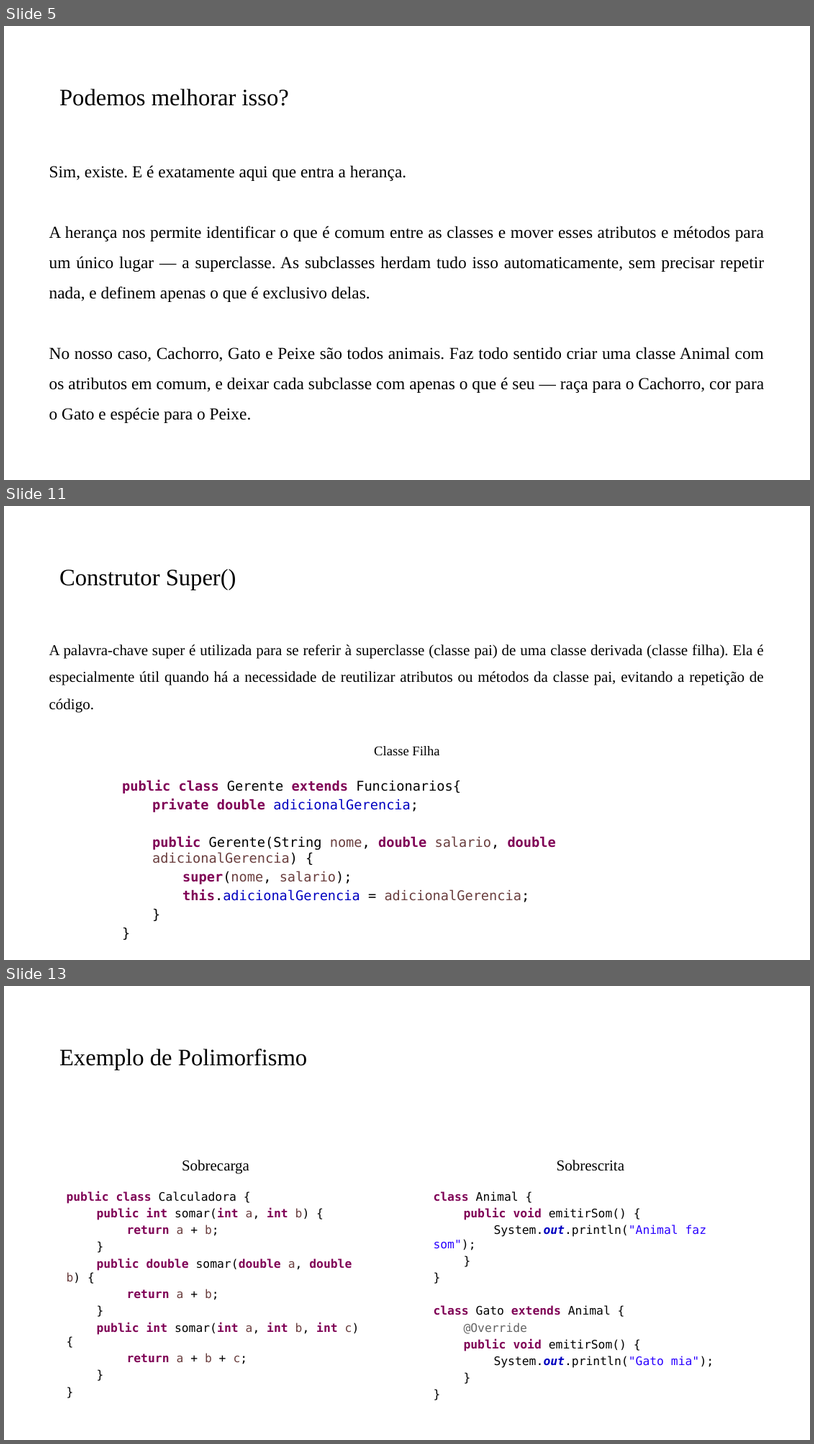
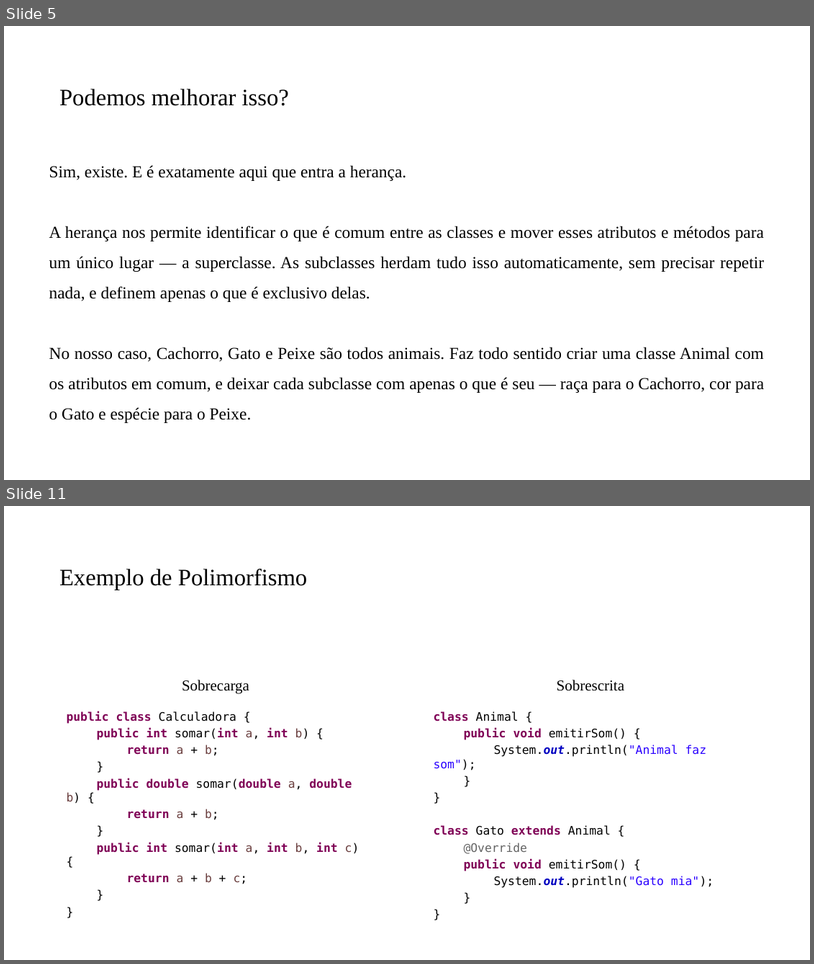
Before and after one commit to PedroMiho/UMC, a slide deck: Projeto de Software e Segurança da Informação - 2026/Projeto de Software/Aula07-HerançaPolimorfismo/Herança e Porlimosfismo.pptx. Shown one above the other, each under a label of ours: slides 5, 11 and 13 before the commit, slides 5 and 11 after it; the slides between them are not shown. The pictures are 814x1444 and 814x964 pixels, drawn with LibreOffice and Linux fonts; fonts in the diff are those of the drawing; background and template pictures are left out. Boxes give left, top, right and bottom in pixels: in the first picture for what was removed or moved away, otherwise in the second. Text is boxed around its words. In the diff, an @@ line names an element or a change of style, - is before the commit and + after.

```diff
--- a/Projeto de Software e Segurança da Informação - 2026/Projeto de Software/Aula07-HerançaPolimorfismo/Herança e Porlimosfismo.pptx
+++ b/Projeto de Software e Segurança da Informação - 2026/Projeto de Software/Aula07-HerançaPolimorfismo/Herança e Porlimosfismo.pptx
@@ slide 11 removed at <box>4,506,810,960</box>, background #FFFFFF @@
@@ title removed at <box>59,569,237,590</box> @@
-Construtor Super()
@@ text removed at <box>49,644,764,713</box> @@
-A palavra-chave super é utilizada para se referir à superclasse (classe pai) de uma classe derivada (classe filha). Ela é especialmente útil quando há a necessidade de reutilizar atributos ou métodos da classe pai, evitando a repetição de código.
@@ text removed at <box>374,746,440,756</box> @@
-Classe Filha
@@ text removed at <box>122,780,556,902</box> @@
-public class Gerente extends Funcionarios{
-  private double adicionalGerencia;
-  public Gerente(String nome, double salario, double adicionalGerencia) {
-    super(nome, salario);
-    this.adicionalGerencia = adicionalGerencia;
-  }
-}
@@ what was slide 13 is now slide 11 @@
```
Also in this commit, not shown: 5 slides changed, 1 other slide removed, 2 other files.
